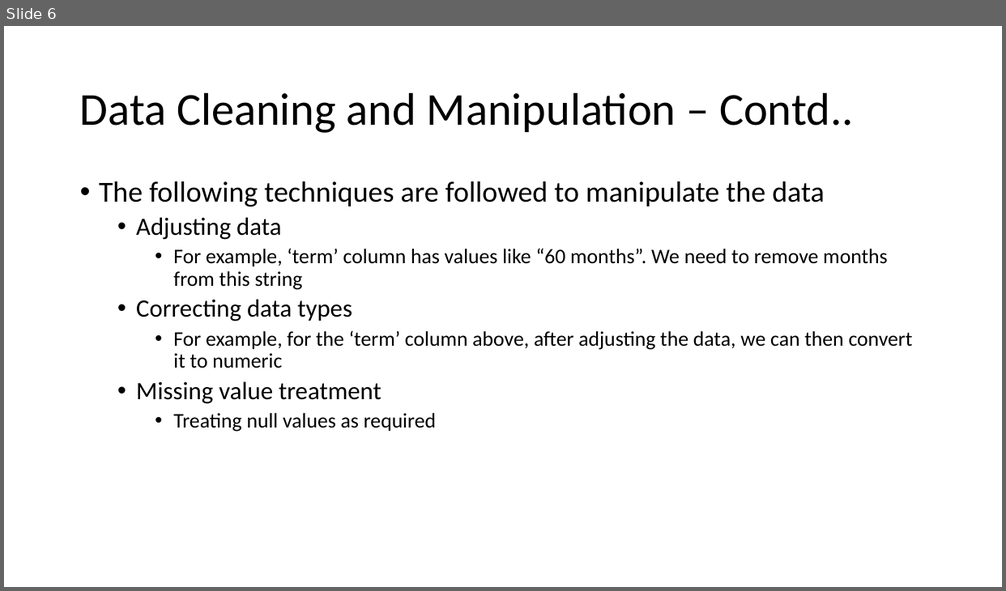
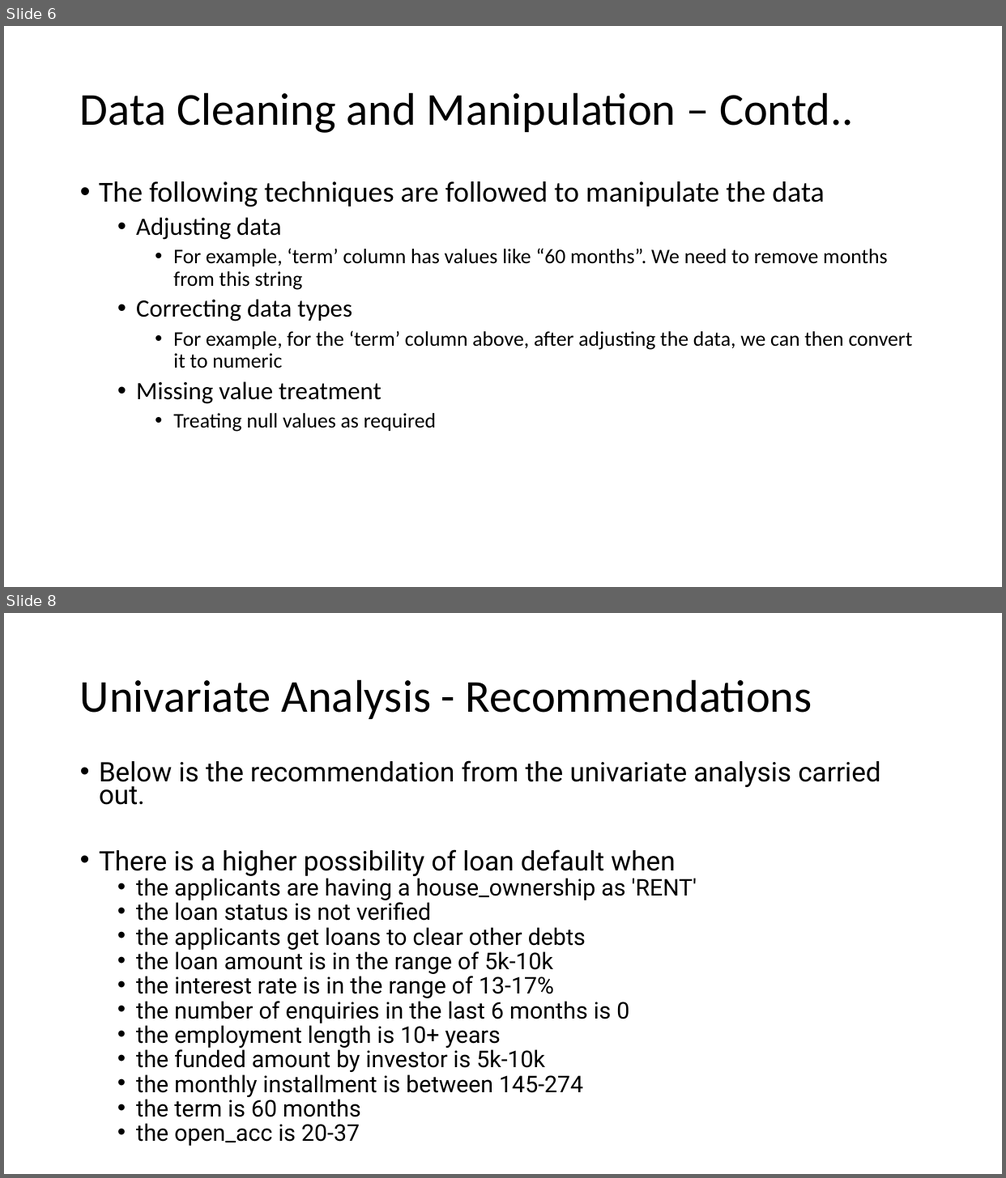
Before and after one commit to gopinathghub/LendingClubCaseStudy, a slide deck: Lending_Club_Case_Study.pptx. Shown one above the other, each under a label of ours: slide 6 before the commit, slides 6 and 8 after it; the slides between them are not shown. The pictures are 1006x591 and 1006x1178 pixels, drawn with LibreOffice and Linux fonts; fonts in the diff are those of the drawing. Boxes give left, top, right and bottom in pixels: in the first picture for what was removed or moved away, otherwise in the second. Text is boxed around its words. In the diff, an @@ line names an element or a change of style, - is before the commit and + after.

```diff
--- a/Lending_Club_Case_Study.pptx
+++ b/Lending_Club_Case_Study.pptx
@@ slide 8 added at [4, 613, 1002, 1174], background #FFFFFF @@
@@ title added at [80, 679, 812, 719], 44 pt, text #000000 @@
+Univariate Analysis - Recommendations
@@ text added at [99, 760, 880, 1146], 22.2 pt, text #000000 @@
+• Below is the recommendation from the univariate analysis carried out.
+• There is a higher possibility of loan default when
+  • the applicants are having a house_ownership as 'RENT'
+  • the loan status is not verified
+  • the applicants get loans to clear other debts
+  • the loan amount is in the range of 5k-10k
+  • the interest rate is in the range of 13-17%
+  • the number of enquiries in the last 6 months is 0
+  • the employment length is 10+ years
+  • the funded amount by investor is 5k-10k
+  • the monthly installment is between 145-274
+  • the term is 60 months
+  • the open_acc is 20-37
```
Also in this commit, not shown: 1 slide changed, 2 other slides added.
